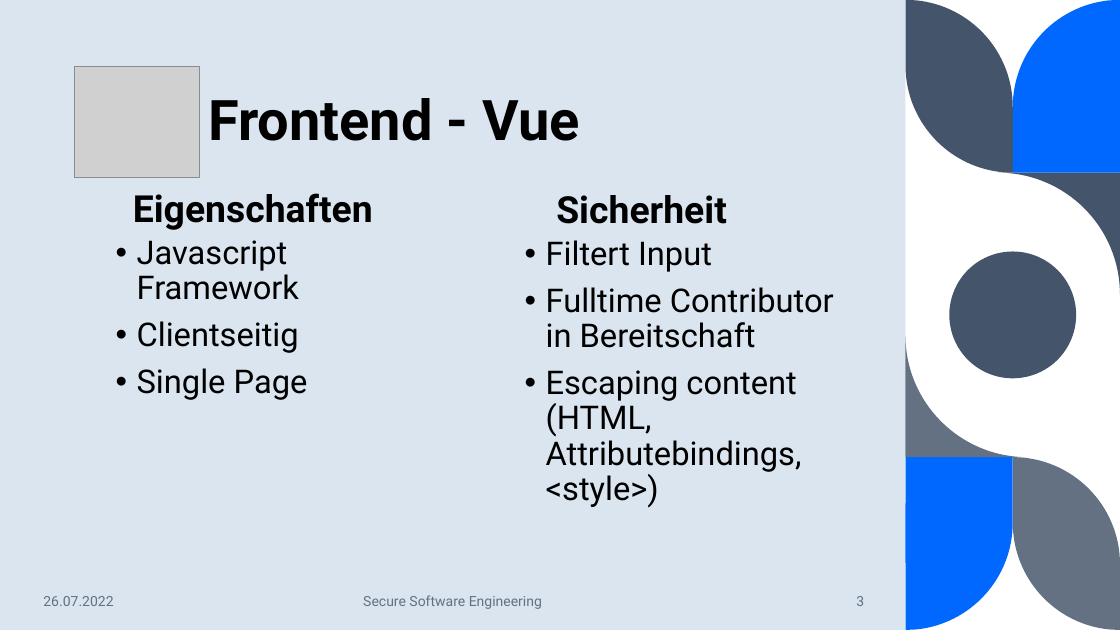
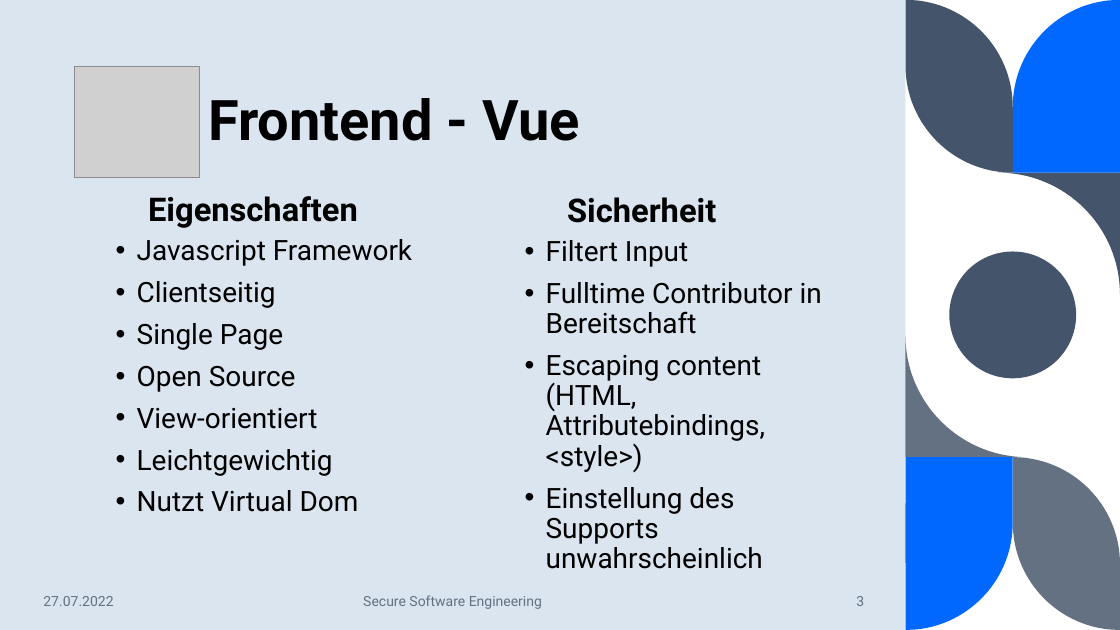
Before and after one commit to BranAndSceolan/SSE-Notes, a slide deck: slide 3 of documentation/Notiz-App.pptx. Drawn at 1120x630 pixels with LibreOffice and Linux fonts; fonts in the diff are those of the drawing; grey boxes stand for pictures. Boxes give left, top, right and bottom in pixels: in the first picture for what was removed or moved away, otherwise in the second. Text is boxed around its words. In the diff, an @@ line names an element or a change of style, - is before the commit and + after.

```diff
--- a/documentation/Notiz-App.pptx
+++ b/documentation/Notiz-App.pptx
@@ text "Eigenschaften" at (x1=148, y1=196, x2=358, y2=228): size 32 to 28 pt @@
@@ text "Sicherheit" at (x1=567, y1=197, x2=716, y2=223): size 32 to 28 pt @@
@@ text at (x1=137, y1=239, x2=412, y2=350): size 28 to 24 pt in "Javascript Framework", "Clientseitig", "Single Page" @@
@@ text at (x1=546, y1=240, x2=822, y2=472): size 28 to 24 pt in "Filtert Input", "Fulltime Contributor in Bereitschaft", "Escaping content (HTML, Attributebindings, <style>)" @@
@@ text at (x1=137, y1=366, x2=359, y2=512): paragraphs added @@
+• Open Source
+• View-orientiert
+• Leichtgewichtig
+• Nutzt Virtual Dom
@@ text at (x1=546, y1=487, x2=763, y2=569): paragraph added @@
+• Einstellung des Supports unwahrscheinlich
@@ text at (x1=43, y1=596, x2=113, y2=606): text changed @@
-26.07.2022
+27.07.2022
```
Also in this commit, not shown: 7 other slides changed, 19 slides added, 8 slides removed.
